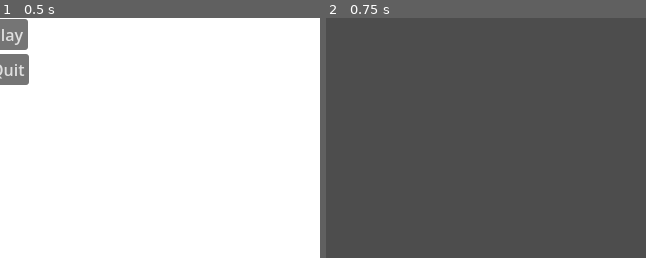
Above: before the commit, frames 1-2 (left to right).
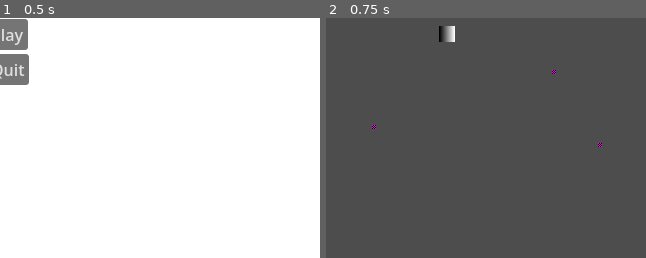
Above: after the commit, the same moments.

Repository: Cyberiada2025-2026/Lem-Jam
Game: Godot game, scene res://ui/main_menu/main_menu.tscn
Same seed, same stepped clock (60 frames per second), same inputs: the game is played once before the commit and once after it.
Inputs:
- Up to frame 1 (0.5 s): no input
- Up to frame 2 (0.75 s): click "Play" at 0.5 s
The pictures show only the part of the screen within x 4-54%, y 10-60%; the shares and areas given below are measured in that part.

Frame 1 is identical in both runs. In frame 2, 0.4% of the frame differs, in the area x 14-87%, y 3-54%.

Commit message:
updated main

Diff:
--- a/scenes/main/main.tscn
+++ b/scenes/main/main.tscn
@@ -1,7 +1,22 @@
-[gd_scene format=3 uid="uid://dxxe5d14gjlvc"]
+[gd_scene format=3 uid="uid://cltepgmfe84m0"]
 
 [ext_resource type="PackedScene" uid="uid://coulty6lytj5" path="res://ui/pause_screen/pause_screen.tscn" id="1_hyk8p"]
+[ext_resource type="PackedScene" uid="uid://dffkfxwxq8cov" path="res://shared/player/player.tscn" id="2_iuonh"]
+[ext_resource type="PackedScene" uid="uid://botb3p1egyn5v" path="res://shared/consumables/consumable_test.tscn" id="3_k2fmo"]
+[ext_resource type="PackedScene" uid="uid://bi726fpbqmjqq" path="res://shared/consumables/artifact.tscn" id="3_l3cfh"]
 
 [node name="Main" type="Node2D" unique_id=1586237799]
 
 [node name="PauseScreen" parent="." unique_id=870774568 instance=ExtResource("1_hyk8p")]
+
+[node name="Player" parent="." unique_id=1228326605 instance=ExtResource("2_iuonh")]
+position = Vector2(148, 66)
+
+[node name="Artifact" parent="." unique_id=541445871 instance=ExtResource("3_l3cfh")]
+position = Vector2(255, 104)
+
+[node name="Artifact2" parent="." unique_id=585494967 instance=ExtResource("3_l3cfh")]
+position = Vector2(301, 177)
+
+[node name="ConsumableTest" parent="." unique_id=1172664578 instance=ExtResource("3_k2fmo")]
+position = Vector2(75, 159)
